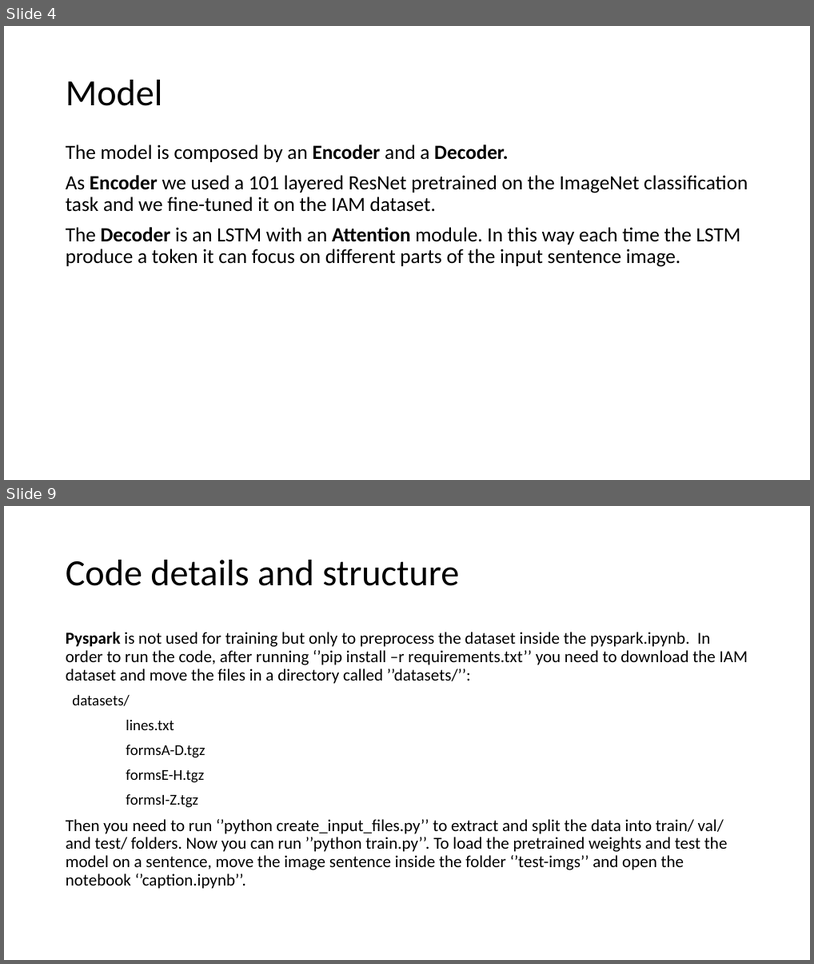
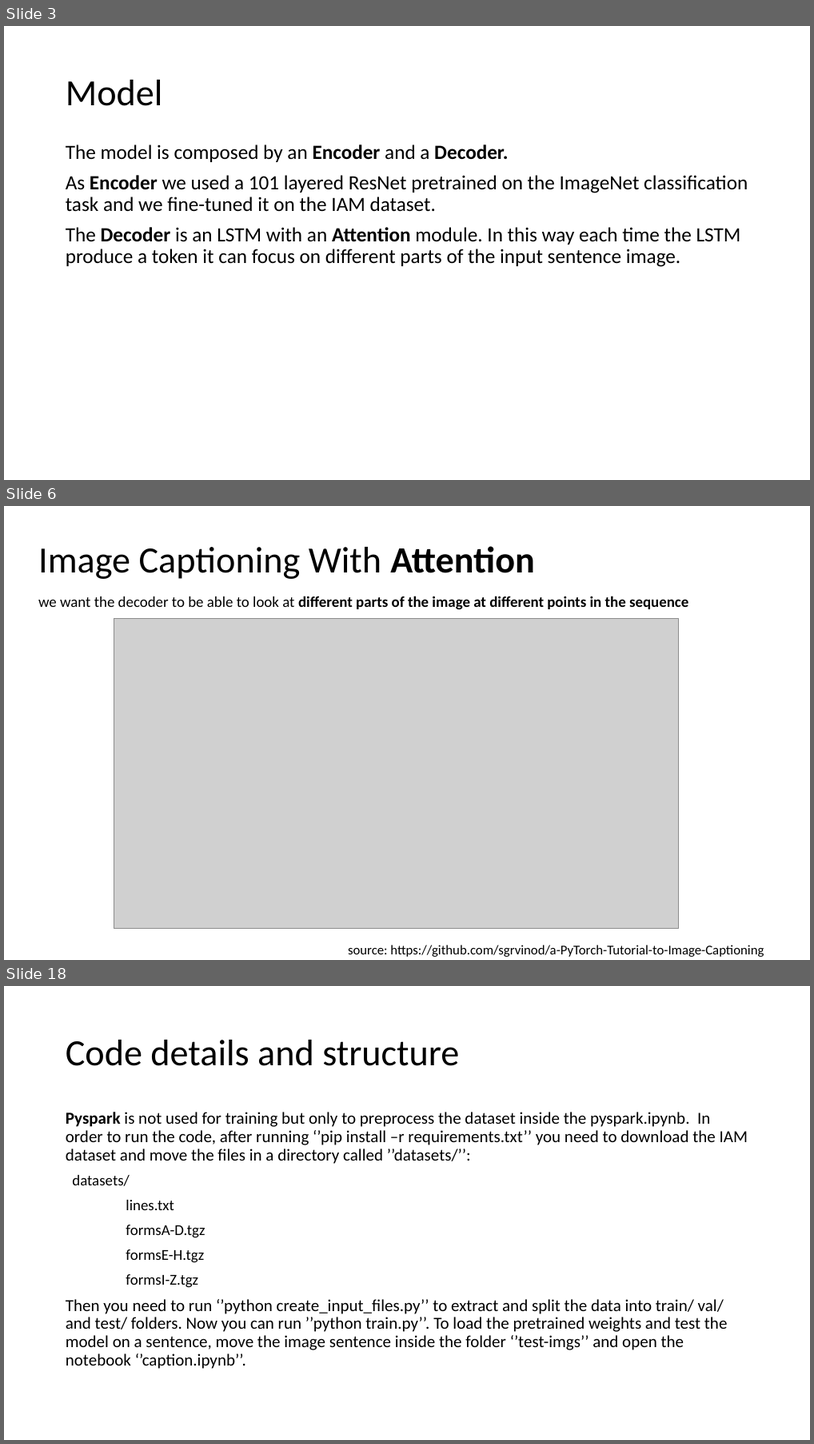
Before and after one commit to crokodilo/Handwritten-Text-Recognition, a slide deck: presentazione.pptx. Shown one above the other, each under a label of ours: slides 4 and 9 before the commit, slides 3, 6 and 18 after it; the slides between them are not shown. The pictures are 814x964 and 814x1444 pixels, drawn with LibreOffice and Linux fonts; fonts in the diff are those of the drawing; grey boxes stand for pictures. Boxes give left, top, right and bottom in pixels: in the first picture for what was removed or moved away, otherwise in the second. Text is boxed around its words. In the diff, an @@ line names an element or a change of style, - is before the commit and + after.

```diff
--- a/presentazione.pptx
+++ b/presentazione.pptx
@@ slide 6 added at [4,506,810,960], background #FFFFFF @@
@@ title added at [38,546,535,579], 44 pt, text #000000 @@
+Image Captioning With Attention
@@ text added at [38,596,689,610], 18 pt, text #000000, bold @@
+we want the decoder to be able to look at different parts of the image at different points in the sequence
@@ picture added at [114,619,679,928] @@
@@ text added at [348,944,764,956], 16 pt, text #000000 @@
+source: https://github.com/sgrvinod/a-PyTorch-Tutorial-to-Image-Captioning
@@ what was slide 4 is now slide 3 @@
@@ what was slide 9 is now slide 18 @@
```
Also in this commit, not shown: 5 slides changed, 10 other slides added, 2 slides removed, 1 other file.
